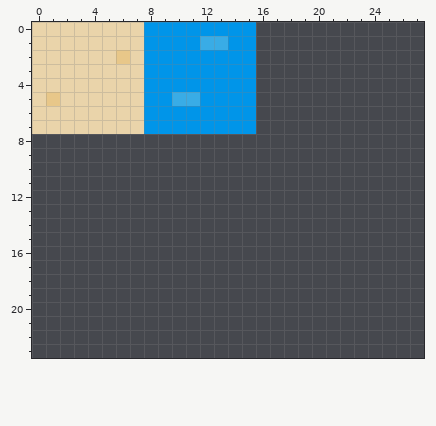
Sprite sheet, stored at res/tiles.png. The picture above is the old version.
The file is 512x512 pixels, drawn in blocks of 4x4; one block is one cell here. Shown: x 0..27, y 0..23.
After:
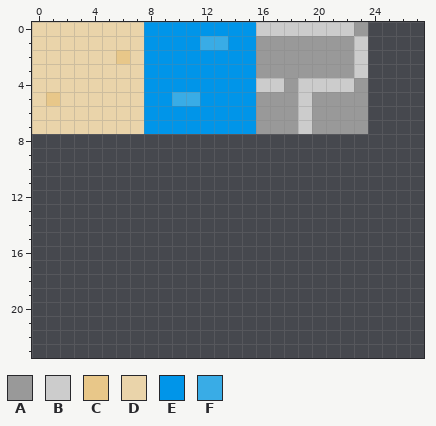
Palette (. is transparent): A #999999  B #cccccc  C #e8c789  D #ead4aa  E #0095e9  F #39ace6
Diff:
y 0: x 16..23 ........ -> BBBBBBBA
y 1..3: x 16..23 ........ -> AAAAAAAB
y 4: x 16..23 ........ -> BBABBBBA
y 5..7: x 16..23 ........ -> AAABAAAA
Where, in picture pixels (left, top, right, bottom), the same in both pictures:
added: (256, 22, 368, 134)
